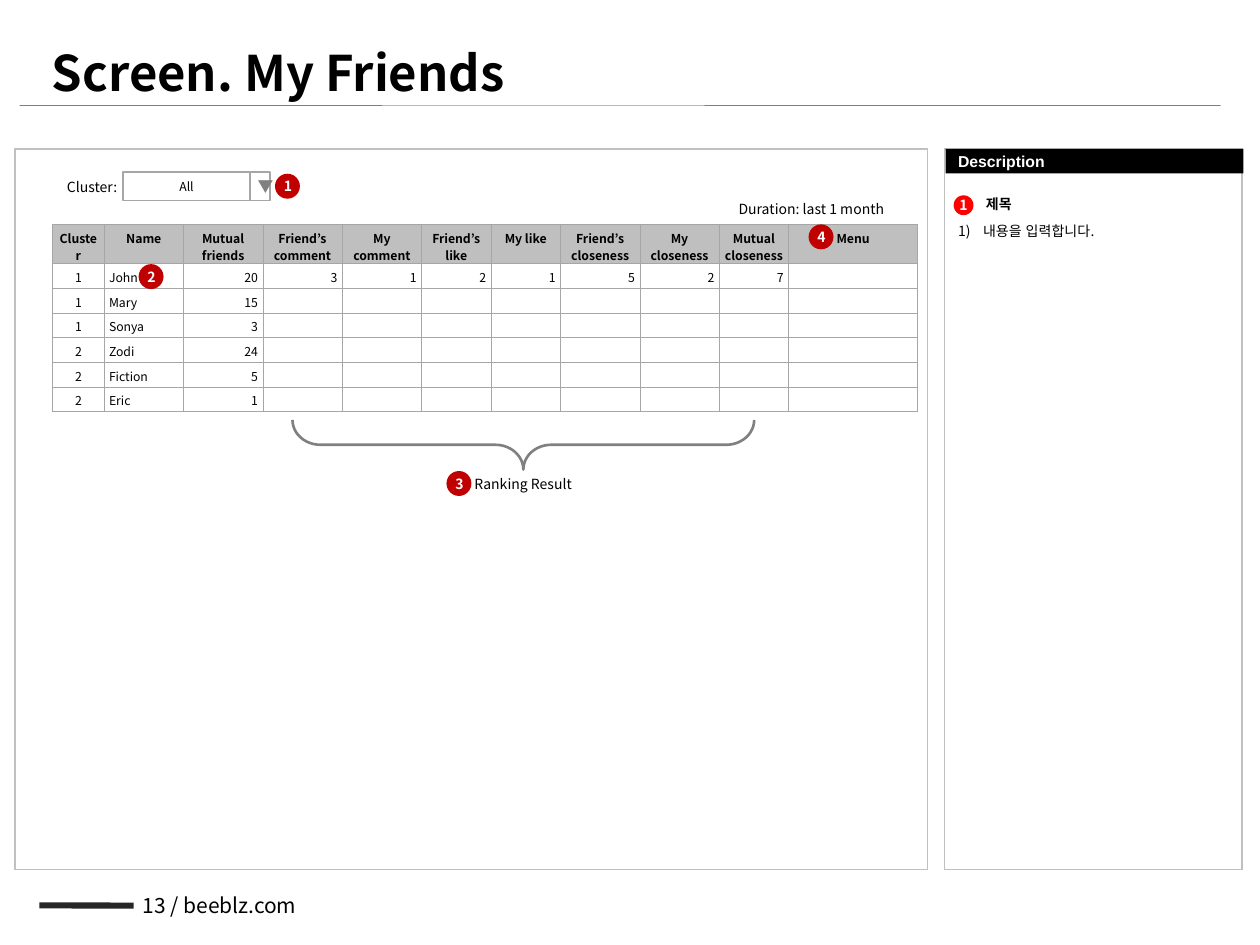
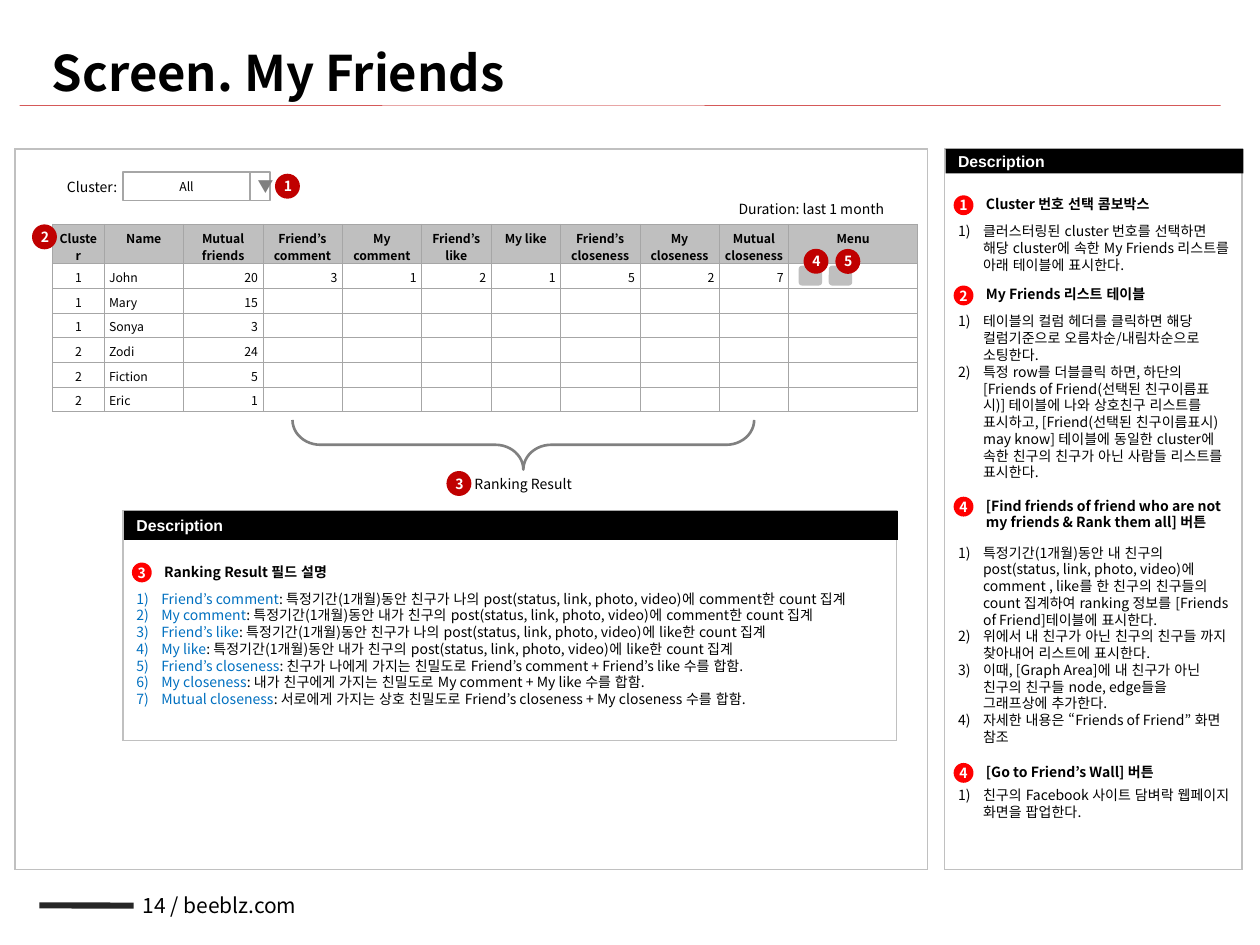
Before and after one commit to NathanaelFebrianto/sonya, a slide deck: slide 14 of beeblz/beeblz-facebook/doc/facebook_sna_v0.1_20101216_배영규.pptx (slide 13 before the commit). Drawn at 1260x945 pixels with LibreOffice and Linux fonts; fonts in the diff are those of the drawing. Boxes give left, top, right and bottom in pixels: in the first picture for what was removed or moved away, otherwise in the second. Text is boxed around its words. In the diff, an @@ line names an element or a change of style, - is before the commit and + after.

```diff
--- a/beeblz/beeblz-facebook/doc/facebook_sna_v0.1_20101216_배영규.pptx
+++ b/beeblz/beeblz-facebook/doc/facebook_sna_v0.1_20101216_배영규.pptx
@@ text at [986, 197, 1150, 211]: text changed @@
-제목
+Cluster 번호 선택 콤보박스
@@ ellipse "2": place and size @@
-ellipse "2" at [139, 265, 164, 290]
+ellipse "2" at [32, 224, 57, 249]
@@ text at [983, 224, 1229, 271]: text changed @@
-1) 내용을 입력합니다.
+1) 클러스터링된 cluster 번호를 선택하면 해당 cluster에 속한 My Friends 리스트를 아래 테이블에 표시한다.
@@ rounded rectangle added at [799, 266, 823, 286], fill #BFBFBF @@
@@ ellipse "4": place and size @@
-ellipse "4" at [809, 224, 834, 249]
+ellipse "4" at [804, 248, 829, 273]
@@ rounded rectangle added at [829, 266, 853, 286], fill #BFBFBF @@
@@ ellipse added at [835, 249, 861, 275], fill #C00000, 8 pt, text #FFFFFF, bold @@
+5
@@ ellipse added at [954, 286, 974, 306], fill #FF0000, 8 pt, text #FFFFFF, bold @@
+2
@@ text added at [986, 287, 1146, 302], 8 pt, text #000000, bold @@
+My Friends 리스트 테이블
@@ text added at [983, 314, 1223, 478], 8 pt, text #000000 @@
+1) 테이블의 컬럼 헤더를 클릭하면 해당 컬럼기준으로 오름차순/내림차순으로 소팅한다.
+2) 특정 row를 더블클릭 하면, 하단의 [Friends of Friend(선택된 친구이름표시)] 테이블에 나와 상호친구 리스트를 표시하고, [Friend(선택된 친구이름표시) may know] 테이블에 동일한 cluster에 속한 친구의 친구가 아닌 사람들 리스트를 표시한다.
@@ ellipse added at [954, 496, 974, 517], fill #FF0000, 8 pt, text #FFFFFF, bold @@
+4
@@ text added at [986, 499, 1221, 530], 8 pt, text #000000, bold @@
+[Find friends of friend who are not my friends & Rank them all] 버튼
@@ rectangle added at [123, 510, 897, 740], outline #C0C0C0 0.75 pt @@
@@ rectangle added at [123, 510, 897, 539], fill #000000, 9 pt, text #FFFFFF, bold @@
+Description
@@ ellipse added at [132, 563, 152, 583], fill #FF0000, 8 pt, text #FFFFFF, bold @@
+3
@@ text added at [164, 565, 327, 581], 8 pt, text #000000, bold @@
+Ranking Result 필드 설명
@@ text added at [983, 546, 1228, 743], 8 pt, text #000000 @@
+1) 특정기간(1개월)동안 내 친구의 post(status, link, photo, video)에 comment , like를 한 친구의 친구들의 count 집계하여 ranking 정보를 [Friends of Friend]테이블에 표시한다.
+2) 위에서 내 친구가 아닌 친구의 친구들 까지 찾아내어 리스트에 표시한다.
+3) 이때, [Graph Area]에 내 친구가 아닌 친구의 친구들 node, edge들을 그래프상에 추가한다.
+4) 자세한 내용은 “Friends of Friend” 화면 참조
@@ text added at [161, 592, 846, 708], 8 pt, text #000000 @@
+1) Friend’s comment: 특정기간(1개월)동안 친구가 나의 post(status, link, photo, video)에 comment한 count 집계
+2) My comment: 특정기간(1개월)동안 내가 친구의 post(status, link, photo, video)에 comment한 count 집계
+3) Friend’s like: 특정기간(1개월)동안 친구가 나의 post(status, link, photo, video)에 like한 count 집계
+4) My like: 특정기간(1개월)동안 내가 친구의 post(status, link, photo, video)에 like한 count 집계
+5) Friend’s closeness: 친구가 나에게 가지는 친밀도로 Friend’s comment + Friend’s like 수를 합함.
+6) My closeness: 내가 친구에게 가지는 친밀도로 My comment + My like 수를 합함.
+7) Mutual closeness: 서로에게 가지는 상호 친밀도로 Friend’s closeness + My closeness 수를 합함.
@@ ellipse added at [954, 764, 974, 784], fill #FF0000, 8 pt, text #FFFFFF, bold @@
+4
@@ text added at [986, 765, 1154, 780], 8 pt, text #000000, bold @@
+[Go to Friend’s Wall] 버튼
@@ text added at [983, 788, 1230, 818], 8 pt, text #000000 @@
+1) 친구의 Facebook 사이트 담벼락 웹페이지 화면을 팝업한다.
@@ page number at [143, 896, 296, 914]: text changed @@
-13 / beeblz.com
+14 / beeblz.com
```
Also in this commit, not shown: 2 other slides changed, 1 slide added.
